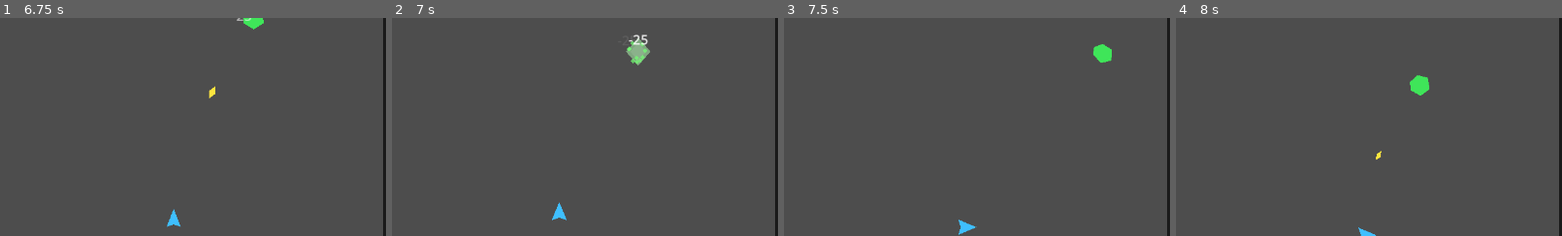
Above: before the commit, frames 1-4 (left to right).
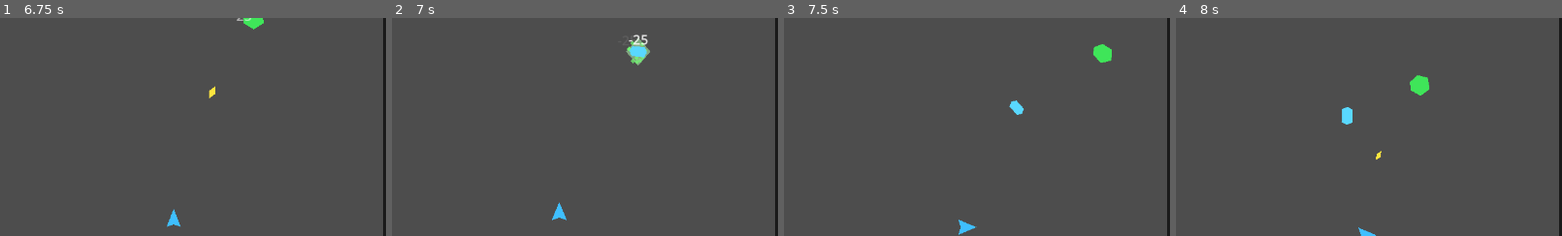
Above: after the commit, the same moments.

Repository: kenjiakira/zombie-io
Game: Godot game, scene res://scenes/main.tscn
Two runs of this game, one before a commit and one after it. Both use one fixed random seed, a clock stepped at 60 frames per second and the inputs below.
Inputs:
- Up to frame 1 (6.75 s): tap Enter at 0.5, 4.25 s; hold Right (move_right) 0.53-1.28 s; hold R 0.53-1.28 s; tap Space at 1.25 s; hold Down (move_down) 1.28-2.03 s; tap 1 at 1.35 s; hold Right (move_right) 2.03-2.78 s; tap 2 at 2.1 s; hold W (move_up) 2.78-3.53 s; tap 3 at 2.85 s; hold A (move_left) 3.53-5.03 s; tap 4 at 3.6 s; tap 5 at 4.35 s; hold Down (move_down) 5.03-5.78 s; tap 6 at 5.1 s; hold Right (move_right) 5.78-6.53 s; tap 7 at 5.85 s; hold W (move_up) from 6.53 s (still down); tap 8 at 6.6 s
- Up to frame 2 (7 s): keep holding W (move_up)
- Up to frame 3 (7.5 s): release W (move_up) at 7.28 s; hold Right (move_right) from 7.28 s (still down); tap 9 at 7.35 s
- Up to frame 4 (8 s): keep holding Right (move_right)
The pictures show only the part of the screen within x 28-78%, y 0-50%; the shares and areas given below are measured in that part.

Frame 1 is identical in both runs. In frame 2, 0.2% of the frame differs, in the area x 61-67%, y 12-19%; in frame 3, 0.2%; in frame 4, 0.2%, in the area x 42-46%, y 40-49%.

Commit message:
Add ammo drop functionality for enemies in ZombieIO. Updated brute boss and zombie scripts to include ammo drop mechanics, enhancing gameplay dynamics. Modified enemy database to define ammo drop chances and amounts. Improved player script to manage ammo addition for current weapons.

Diff:
--- a/scenes/enemies/brute_boss.tscn
+++ b/scenes/enemies/brute_boss.tscn
@@ -7,6 +7,7 @@
 [ext_resource type="PackedScene" path="res://scenes/items/weapon_drop.tscn" id="5_wdrop"]
 [ext_resource type="PackedScene" path="res://scenes/items/rare_drop.tscn" id="6_rare"]
 [ext_resource type="PackedScene" path="res://scenes/effects/hit_flash.tscn" id="7_hit"]
+[ext_resource type="PackedScene" path="res://scenes/items/ammo_drop.tscn" id="8_ammo"]
 
 [sub_resource type="CircleShape2D" id="CircleShape2D_boss"]
 radius = 34.0
@@ -17,6 +18,7 @@
 script = ExtResource("1_boss")
 exp_gem_scene = ExtResource("2_gem")
 weapon_drop_scene = ExtResource("5_wdrop")
+ammo_drop_scene = ExtResource("8_ammo")
 death_effect_scene = ExtResource("3_death")
 death_burst_scene = ExtResource("4_burst")
 rare_drop_scene = ExtResource("6_rare")
--- a/scenes/enemies/zombie.tscn
+++ b/scenes/enemies/zombie.tscn
@@ -6,6 +6,7 @@
 [ext_resource type="PackedScene" path="res://scenes/effects/death_burst.tscn" id="4_burst"]
 [ext_resource type="PackedScene" path="res://scenes/items/weapon_drop.tscn" id="5_wdrop"]
 [ext_resource type="PackedScene" path="res://scenes/effects/hit_flash.tscn" id="6_hit"]
+[ext_resource type="PackedScene" path="res://scenes/items/ammo_drop.tscn" id="7_ammo"]
 
 [sub_resource type="CircleShape2D" id="CircleShape2D_body"]
 radius = 15.0
@@ -19,6 +20,7 @@
 script = ExtResource("1_zombie")
 exp_gem_scene = ExtResource("2_gem")
 weapon_drop_scene = ExtResource("5_wdrop")
+ammo_drop_scene = ExtResource("7_ammo")
 death_effect_scene = ExtResource("3_death")
 death_burst_scene = ExtResource("4_burst")
 hit_flash_scene = ExtResource("6_hit")
--- /dev/null
+++ b/scenes/items/ammo_drop.tscn
@@ -0,0 +1,17 @@
+[gd_scene format=3]
+
+[ext_resource type="Script" path="res://scripts/items/ammo_drop.gd" id="1_drop"]
+
+[sub_resource type="CircleShape2D" id="CircleShape2D_drop"]
+radius = 10.0
+
+[node name="AmmoDrop" type="Area2D"]
+collision_layer = 8
+collision_mask = 1
+script = ExtResource("1_drop")
+
+[node name="Body" type="Polygon2D" parent="."]
+
+[node name="CollisionShape2D" type="CollisionShape2D" parent="."]
+visible = false
+shape = SubResource("CircleShape2D_drop")
--- a/scripts/core/main.gd
+++ b/scripts/core/main.gd
@@ -192,6 +192,11 @@
 	if vfx_manager != null:
 		vfx_manager.spawn_rare_drop(world_position)
 
+func add_player_ammo(amount: int):
+	if player != null and player.has_method("add_ammo_to_current_weapon"):
+		player.add_ammo_to_current_weapon(amount)
+		update_ui()
+
 func _on_player_died():
 	if game_over_menu != null:
 		game_over_menu.show_game_over(score, level)
--- a/scripts/data/enemy_database.gd
+++ b/scripts/data/enemy_database.gd
@@ -13,6 +13,9 @@
 		"attack_range": 32.0,
 		"weapon_drop_chance": 0.10,
 		"weapon_drop_weights": {"pistol": 45, "smg": 25, "shotgun": 20, "revolver": 10},
+		"ammo_drop_chance": 0.35,
+		"ammo_drop_amount_min": 4,
+		"ammo_drop_amount_max": 8,
 		"visual_scale": Vector2.ONE,
 		"color": Color(0.25, 0.9, 0.35)
 	},
@@ -28,6 +31,9 @@
 		"attack_range": 28.0,
 		"weapon_drop_chance": 0.12,
 		"weapon_drop_weights": {"pistol": 15, "smg": 35, "shotgun": 25, "revolver": 15, "burst_rifle": 10},
+		"ammo_drop_chance": 0.4,
+		"ammo_drop_amount_min": 4,
+		"ammo_drop_amount_max": 9,
 		"visual_scale": Vector2(0.9, 0.9),
 		"color": Color(0.9, 0.8, 0.25)
 	},
@@ -43,6 +49,9 @@
 		"attack_range": 36.0,
 		"weapon_drop_chance": 0.18,
 		"weapon_drop_weights": {"smg": 10, "shotgun": 25, "rifle": 25, "burst_rifle": 20, "minigun": 10, "sniper": 10},
+		"ammo_drop_chance": 0.45,
+		"ammo_drop_amount_min": 6,
+		"ammo_drop_amount_max": 12,
 		"visual_scale": Vector2(1.2, 1.2),
 		"color": Color(0.75, 0.3, 0.85)
 	},
@@ -58,6 +67,9 @@
 		"attack_range": 0.0,
 		"weapon_drop_chance": 0.0,
 		"weapon_drop_weights": {},
+		"ammo_drop_chance": 0.0,
+		"ammo_drop_amount_min": 0,
+		"ammo_drop_amount_max": 0,
 		"visual_scale": Vector2(1.05, 1.05),
 		"color": Color(1.0, 0.55, 0.15),
 		"explode_distance": 54.0,
@@ -76,6 +88,9 @@
 		"attack_range": 42.0,
 		"weapon_drop_chance": 1.0,
 		"weapon_drop_weights": {"shotgun": 25, "smg": 20, "rifle": 20, "burst_rifle": 15, "minigun": 10, "sniper": 10},
+		"ammo_drop_chance": 1.0,
+		"ammo_drop_amount_min": 15,
+		"ammo_drop_amount_max": 25,
 		"visual_scale": Vector2(1.55, 1.55),
 		"color": Color(0.95, 0.45, 0.2),
 		"charge_speed": 260.0,
@@ -102,6 +117,9 @@
 		"attack_range": 48.0,
 		"weapon_drop_chance": 1.0,
 		"weapon_drop_weights": {"shotgun": 10, "smg": 15, "rifle": 20, "burst_rifle": 15, "minigun": 15, "sniper": 15, "laser_carbine": 10},
+		"ammo_drop_chance": 1.0,
+		"ammo_drop_amount_min": 30,
+		"ammo_drop_amount_max": 50,
 		"visual_scale": Vector2(2.1, 2.1),
 		"color": Color(0.95, 0.2, 0.2),
 		"charge_speed": 330.0,
--- a/scripts/enemies/brute_boss.gd
+++ b/scripts/enemies/brute_boss.gd
@@ -5,6 +5,7 @@
 @export var boss_type: String = "mini_boss"
 @export var exp_gem_scene: PackedScene
 @export var weapon_drop_scene: PackedScene
+@export var ammo_drop_scene: PackedScene
 @export var death_effect_scene: PackedScene
 @export var death_burst_scene: PackedScene
 @export var rare_drop_scene: PackedScene
@@ -289,6 +290,7 @@
 		gem.global_position = global_position
 		main.add_child(gem)
 
+	_spawn_ammo_drop(main)
 	if boss_type == "boss" and main.has_method("spawn_rare_drop"):
 		main.spawn_rare_drop(global_position)
 
@@ -309,6 +311,27 @@
 	var drop = weapon_drop_scene.instantiate()
 	drop.global_position = global_position
 	drop.weapon_id = weapon_id
+	main.add_child(drop)
+
+func _spawn_ammo_drop(main: Node):
+	var boss_data = EnemyDatabase.get_enemy_data(boss_type)
+	var drop_chance = float(boss_data.get("ammo_drop_chance", 0.0))
+
+	if ammo_drop_scene == null or randf() > drop_chance:
+		return
+
+	var amount_min = int(boss_data.get("ammo_drop_amount_min", 0))
+	var amount_max = int(boss_data.get("ammo_drop_amount_max", 0))
+	if amount_max < amount_min:
+		amount_max = amount_min
+
+	var ammo_amount = randi_range(amount_min, amount_max)
+	if ammo_amount <= 0:
+		return
+
+	var drop = ammo_drop_scene.instantiate()
+	drop.global_position = global_position
+	drop.ammo_amount = ammo_amount
 	main.add_child(drop)
 
 func _pick_weapon_drop_id(weights: Dictionary) -> String:
--- a/scripts/enemies/zombie.gd
+++ b/scripts/enemies/zombie.gd
@@ -5,6 +5,7 @@
 @export var zombie_type: String = "normal"
 @export var exp_gem_scene: PackedScene
 @export var weapon_drop_scene: PackedScene
+@export var ammo_drop_scene: PackedScene
 @export var death_effect_scene: PackedScene
 @export var death_burst_scene: PackedScene
 @export var hit_flash_scene: PackedScene
@@ -184,6 +185,7 @@
 		main.add_child(gem)
 
 	_spawn_weapon_drop(main)
+	_spawn_ammo_drop(main)
 	queue_free()
 
 func _spawn_weapon_drop(main: Node):
@@ -200,6 +202,27 @@
 	var drop = weapon_drop_scene.instantiate()
 	drop.global_position = global_position
 	drop.weapon_id = weapon_id
+	main.add_child(drop)
+
+func _spawn_ammo_drop(main: Node):
+	var zombie_data = EnemyDatabase.get_enemy_data(zombie_type)
+	var drop_chance = float(zombie_data.get("ammo_drop_chance", 0.0))
+
+	if ammo_drop_scene == null or randf() > drop_chance:
+		return
+
+	var amount_min = int(zombie_data.get("ammo_drop_amount_min", 0))
+	var amount_max = int(zombie_data.get("ammo_drop_amount_max", 0))
+	if amount_max < amount_min:
+		amount_max = amount_min
+
+	var ammo_amount = randi_range(amount_min, amount_max)
+	if ammo_amount <= 0:
+		return
+
+	var drop = ammo_drop_scene.instantiate()
+	drop.global_position = global_position
+	drop.ammo_amount = ammo_amount
 	main.add_child(drop)
 
 func _pick_weapon_drop_id(weights: Dictionary) -> String:
--- /dev/null
+++ b/scripts/items/ammo_drop.gd
@@ -0,0 +1,65 @@
+extends Area2D
+
+@export var ammo_amount: int = 12
+@export var attract_distance: float = 130.0
+@export var collect_distance: float = 20.0
+@export var move_speed: float = 220.0
+
+var player: Node2D
+var bob_time: float = 0.0
+
+@onready var body: Polygon2D = $Body
+
+func _ready():
+	body_entered.connect(_on_body_entered)
+
+	var players = get_tree().get_nodes_in_group("player")
+	if not players.is_empty():
+		player = players[0]
+
+	_setup_visual()
+
+func _physics_process(delta):
+	bob_time += delta
+	play_float_animation()
+
+	if player == null or not is_instance_valid(player):
+		return
+
+	var distance = global_position.distance_to(player.global_position)
+	if distance <= attract_distance:
+		var direction = (player.global_position - global_position).normalized()
+		global_position += direction * move_speed * delta
+
+	if distance <= collect_distance:
+		collect()
+
+func _setup_visual():
+	if body == null:
+		return
+
+	body.polygon = PackedVector2Array([
+		Vector2(-10, -8),
+		Vector2(10, -8),
+		Vector2(14, 0),
+		Vector2(10, 8),
+		Vector2(-10, 8),
+		Vector2(-14, 0)
+	])
+	body.color = Color(0.35, 0.85, 1.0)
+
+func play_float_animation():
+	rotation += 0.025
+	if body != null:
+		var pulse = 1.0 + sin(bob_time * 7.0) * 0.08
+		body.scale = Vector2.ONE * pulse
+
+func _on_body_entered(body_hit):
+	if body_hit.is_in_group("player"):
+		collect()
+
+func collect():
+	var main = get_tree().current_scene
+	if main != null and main.has_method("add_player_ammo"):
+		main.add_player_ammo(ammo_amount)
+	queue_free()
--- a/scripts/player/player.gd
+++ b/scripts/player/player.gd
@@ -242,6 +242,18 @@
 	if shoot_timer != null:
 		shoot_timer.start()
 
+func add_ammo_to_current_weapon(amount: int):
+	if amount <= 0 or weapon_data.is_empty():
+		return
+
+	var state = ammo_state.get(current_weapon_id, {})
+	if state.is_empty():
+		return
+
+	state["reserve_ammo"] = int(state.get("reserve_ammo", 0)) + amount
+	ammo_state[current_weapon_id] = state
+	_emit_ammo_state()
+
 func _create_ammo_state(weapon: Dictionary) -> Dictionary:
 	var magazine_size = max(1, int(weapon.get("magazine_size", 1)))
 	var reserve_ammo = max(0, int(weapon.get("reserve_ammo", 0)))
Not shown, added: scripts/items/ammo_drop.gd.uid
